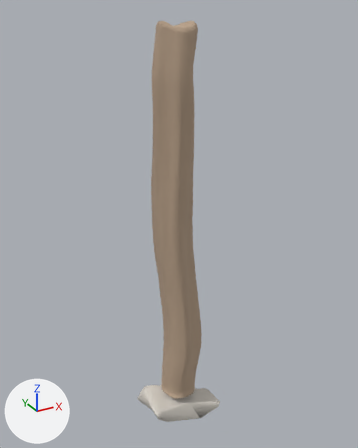
One commit to the glTF model assets/tower/approved-library/architecture/bagana-f3-3x13x3-v2.glb: the scene before it, then after it.
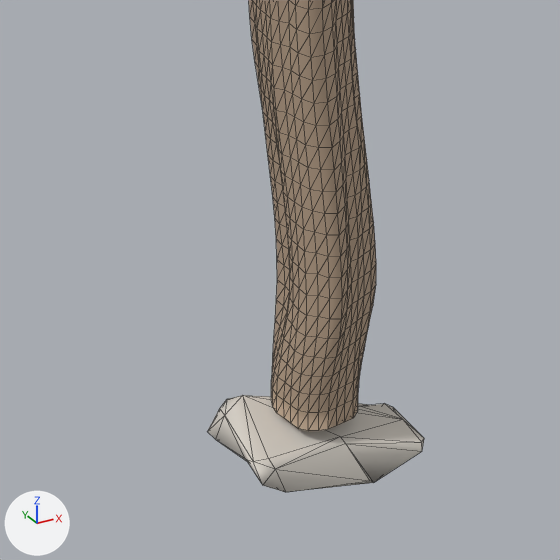
Each version is shown whole from a 50 mm camera at (-1.658, -3.04, 1.695) aimed at (0.043, 0.054, 0.148), then close up on the part from 16% to 76% of the width and 52% to 100% of the height. Arrows for +X, +Y and +Z are at lower left; the lights stay in place. The older version's two pictures come first. The close-ups show mesh edges as thin lines.

In view in the first close-up: 'bagana_stone', 'bagana_wood'.
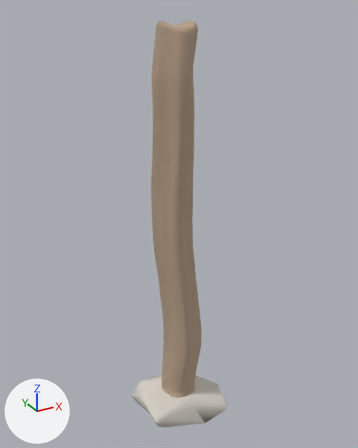
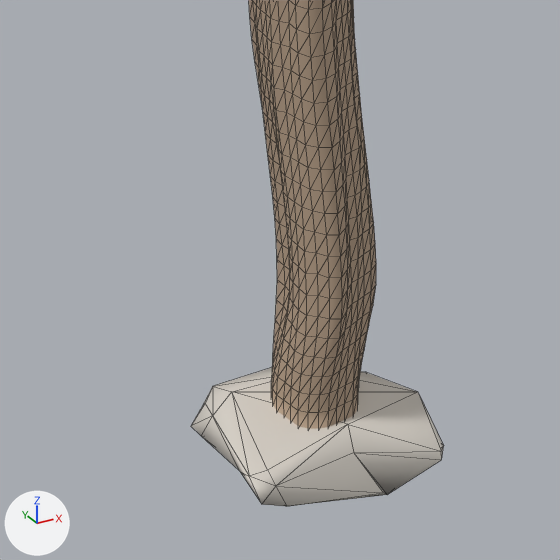
Patch to the scene script:
```diff
--- a/assets/tower/approved-library/architecture/bagana-f3-3x13x3-v2.glb.py
+++ b/assets/tower/approved-library/architecture/bagana-f3-3x13x3-v2.glb.py
@@ me_bagana_form_3_stone @@
 # used by ob_bagana_stone; location = (0.0, 0.0, 0.0)
-me_bagana_form_3_stone.from_pydata(...)  # 35 vertices, 66 faces; spans x -0.322..0.322, y -0.223..0.223, z -1.625..-1.375
+me_bagana_form_3_stone.from_pydata(...)  # 35 vertices, 66 faces; spans x -0.36..0.36, y -0.29..0.29, z -1.625..-1.375
+# me_bagana_form_3_stone part 1: 35 of 35 vertices moved; they spanned x -0.322..0.322, y -0.223..0.223, z -1.625..-1.375 and now span x -0.36..0.36, y -0.29..0.29, z -1.625..-1.375; mean shift (-0.005, -0.013, 0.018)
 me_bagana_form_3_stone.materials.append(mat_alantil_bagana_stone_pbr)
```

Where the change shows, as pixel boxes (x1, y1, x2, y2) in the close-ups (560 x 560 px):
'bagana_stone', reshaped (17% wider, 42% taller)
    before: (207, 395, 424, 492)
    after: (191, 368, 444, 506)
